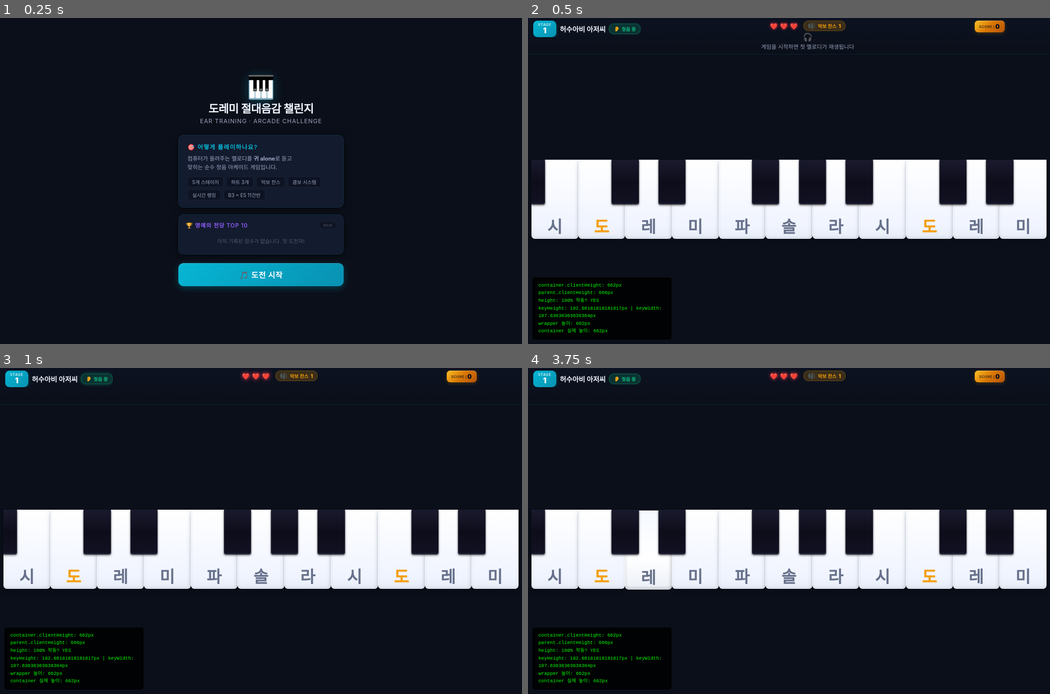
Above: before the commit, frames 1-4 (two rows, left to right).
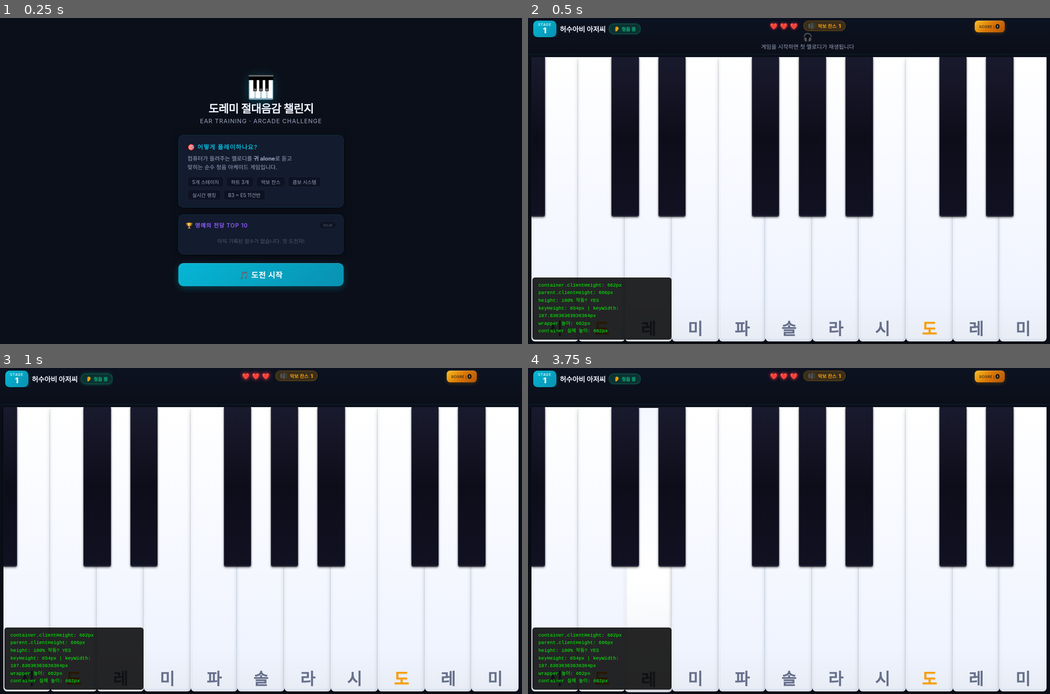
Above: after the commit, the same moments.

Repository: edu25d/game
Game: browser game, page index.html
Two runs of this game, one before a commit and one after it. Both use one fixed random seed, a clock stepped at 60 frames per second and the inputs below.
Inputs:
- Up to frame 1 (0.25 s): no input
- Up to frame 2 (0.5 s): click "🎵 도전 시작" at 0.27 s
- Up to frame 3 (1 s): no input
- Up to frame 4 (3.75 s): hold D 1.03-1.53 s; hold S 1.58-1.85 s; hold A 1.9-2.47 s; hold D 2.52-3.18 s; hold A 3.23-3.67 s; hold S from 3.72 s (still down)

Frame 1 is identical in both runs. In frame 2, 52% of the frame differs, in the area x 0-100%, y 12-100%; in frame 3, 52%; in frame 4, 52%.
Error in both runs: TypeError: Cannot set properties of null (setting 'textContent')

Commit message:
건반 세로 채움: width 기준 제한 시 비율 동적 조정으로 keyHeight를 containerHeight에 근접시킴
- width 기준이 제한 요소일 때 (keyWidth_height > maxKeyWidthByWidth):
  - keyWidth = maxKeyWidthByWidth (가로 가득 참 유지)
  - adjustedRatio = targetKeyHeight / keyWidth 계산
  - keyHeight = keyWidth * adjustedRatio ≈ targetKeyHeight (containerHeight - 8에 근접)
- 그렇지 않으면 기존처럼 keyHeight = keyWidth * 1.7 사용
- 결과적으로 keyHeight ≈ containerHeight가 되어 건반이 세로 공간을 가득 채움
- 건반 비율이 기존 1.7:1에서 container 크기에 따라 동적으로 변경됨 (예: 3.44:1 등)

Diff:
--- a/keyboard/keyboard.js
+++ b/keyboard/keyboard.js
@@ -94,9 +94,17 @@
     let keyWidth = targetKeyHeight / 1.7;
     // 컨테이너 너비에 11개 건반이 모두 들어가야 하는 최대 너비 (최소 28px)
     const maxKeyWidthByWidth = Math.max(28, containerWidth / WHITE_KEYS.length);
-    // width가 containerWidth를 초과하면 width 기준으로 제한하고 height도 재계산
+    let keyHeight;
+    // width가 containerWidth를 초과하면 width 기준으로 제한하고, keyHeight가 containerHeight에
+    // 근접하도록 비율을 조정하여 세로 공간을 최대한 채움
     if (keyWidth > maxKeyWidthByWidth) {
       keyWidth = maxKeyWidthByWidth;
+      // width 기준으로 제한됨에 따라, 높이를 containerHeight에 가깝게 맞추기 위해 비율 조정
+      // ratio = targetKeyHeight / keyWidth → keyHeight = keyWidth * ratio ≈ targetKeyHeight
+      const adjustedRatio = targetKeyHeight / keyWidth;
+      keyHeight = keyWidth * adjustedRatio; // ≈ targetKeyHeight (containerHeight - 8에 근접)
+    } else {
+      keyHeight = keyWidth * 1.7;
     }
 
     const wrapper = document.createElement('div');
@@ -113,7 +121,6 @@
     `;
 
     // 건반 행 (흰건반 + 검은건반)
-    const keyHeight = keyWidth * 1.7;
     const keysRow = document.createElement('div');
     keysRow.id = 'keys-row';
     keysRow.style.cssText = `
